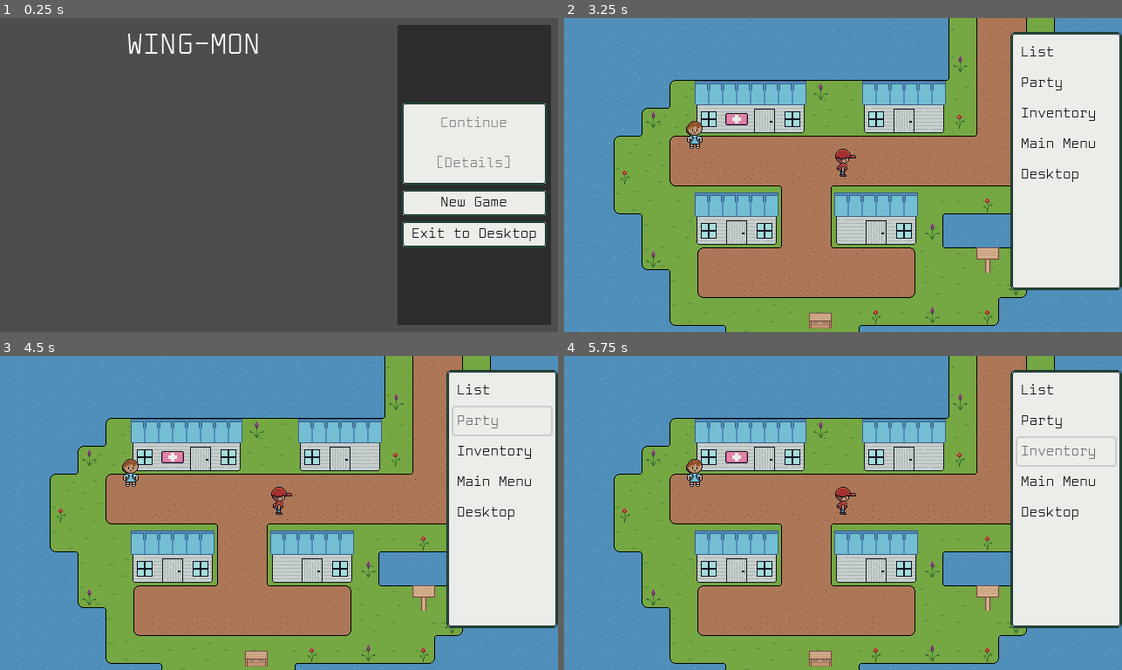
Above: before the commit, frames 1-4 (two rows, left to right).
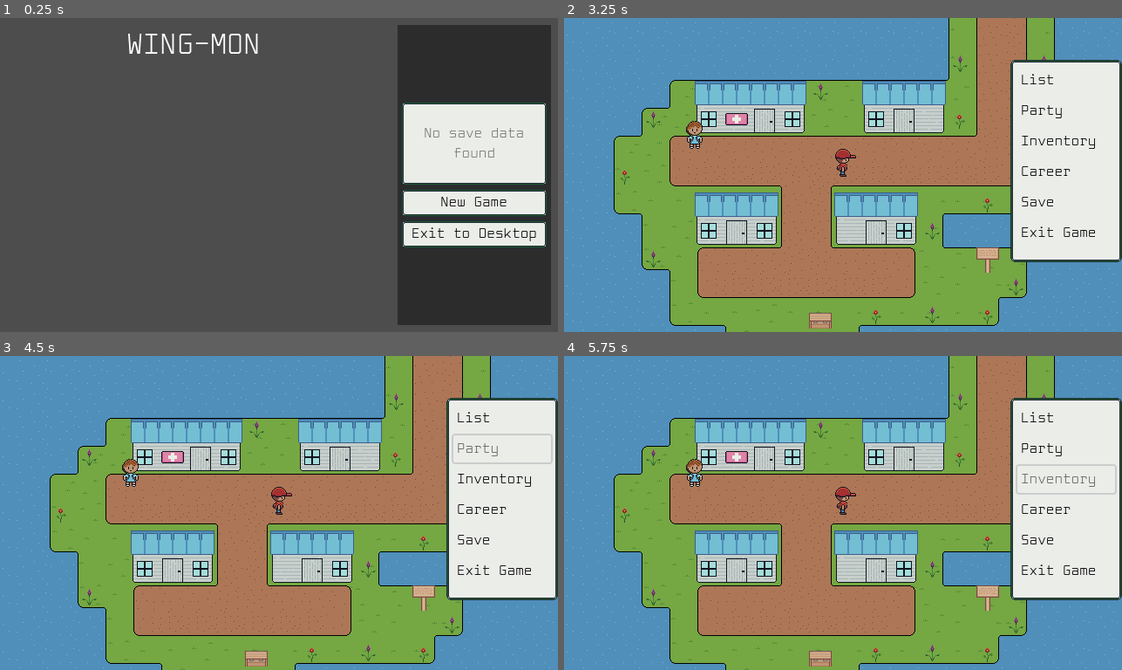
Above: after the commit, the same moments.

Repository: zaneddennis/PokemonInGodot
Game: Godot game, scene res://Menus/MainMenu.tscn
The game is run twice, just before and just after one commit, with the same random seed, the same clock (stepped at 60 frames per second) and the same inputs.
Inputs (mouse positions are in pixels of both pictures, inside the frame that each line leads up to):
- Up to frame 1 (0.25 s): no input
- Up to frame 2 (3.25 s): click "New Game" at 0.5 s; click (759, 184) at 1.27 s; type "Alex" at 1.35 s; click "Start Game" at 2 s; tap Enter at 2.75 s; hold Right (ui_right) from 2.78 s (still down); tap Space (interact) at 2.85 s; tap Tab (start) at 3.05 s
- Up to frame 3 (4.5 s): release Right (ui_right) at 3.5 s; click "List" at 3.5 s; click "Party" at 4.25 s
- Up to frame 4 (5.75 s): click "Inventory" at 5 s

The runs differ from the first frame. In frame 1, 0.4% of the frame differs, in the area x 76-94%, y 31-48%; in frame 2, 4.6%; in frame 3, 5.0%, in the area x 80-100%, y 4-87%; in frame 4, 5.0%.

Commit message:
added main menu and save/load

Diff:
--- a/Characters/Player.gd
+++ b/Characters/Player.gd
@@ -16,6 +16,7 @@
 # Called when the node enters the scene tree for the first time.
 func _ready():
 	super()
+	print(INPUT_MODE)
 
 
 # Called every frame. 'delta' is the elapsed time since the previous frame.
@@ -23,6 +24,8 @@
 	super(delta)
 
 	ProcessInteraction()
+
+	UpdateGameStatus()
 
 
 func _input(event):
@@ -33,6 +36,9 @@
 
 		INPUT_MODE.DIALOGUE:
 			InputDialogue()
+
+		INPUT_MODE.START:
+			InputStart()
 
 		_:
 			pass
@@ -48,6 +54,10 @@
 	else:
 		ui.CloseInteract()
 		potentialInteract = null
+
+
+func UpdateGameStatus():
+	GameStatus.playerPosition = position
 
 
 func InputNormal():
@@ -69,9 +79,15 @@
 	if Input.is_action_just_pressed("start"):
 		Start()
 
+
 func InputDialogue():
 	if Input.is_action_just_pressed("interact"):
 		AdvanceDialogue()
+
+
+func InputStart():
+	if Input.is_action_just_pressed("start"):
+		CloseStart()
 
 
 func Interact(target):
@@ -91,8 +107,12 @@
 	ui.ActivateStart()
 	inputMode = INPUT_MODE.START
 
+func CloseStart():
+	ui.CloseStart()
+	inputMode = INPUT_MODE.NORMAL
+
 func AdvanceDialogue():
 	ui.AdvanceDialogue()
 
 func EnterDoor(door):
-	SceneTransition.Door(door)
+	SceneTransition.FromDoor(door)
--- /dev/null
+++ b/GameStatus.gd
@@ -0,0 +1,46 @@
+extends Node
+
+
+const FILEPATH = "user://gamestatus.save"
+
+
+var playerName = "PLAYERNAME"
+var playerGender = Constants.GENDER.BOY
+
+var currentMap = ""
+var playerPosition = Vector2(0, 0)
+
+
+func SaveGame():
+	print("Saving game data")
+	var saveData = {
+		"playerName" = playerName,
+		"playerGender" = playerGender,
+
+		"currentMap" = currentMap,
+		"playerPosition_x" = playerPosition.x,
+		"playerPosition_y" = playerPosition.y,
+	}
+
+	var jsonStr = JSON.stringify(saveData)
+
+	var file = FileAccess.open(FILEPATH, FileAccess.WRITE)
+	file.store_line(jsonStr)
+	print("Game data saved!")
+
+
+func LoadGame():
+	print("Loading game data")
+
+	var file = FileAccess.open(FILEPATH, FileAccess.READ)
+	var contents = file.get_as_text()
+
+	var data = JSON.parse_string(contents)
+
+	# primitive fields
+	for k in ["playerName", "playerGender", "currentMap"]:
+		set(k, data[k])
+
+	playerPosition = Vector2(data["playerPosition_x"], data["playerPosition_y"])
+
+	print("Game data loaded!")
--- a/Menus/MainMenu.gd
+++ b/Menus/MainMenu.gd
@@ -1,8 +1,36 @@
 extends CanvasLayer
+
+
+func _ready():
+	if FileAccess.file_exists(GameStatus.FILEPATH):
+		GameStatus.LoadGame()
+		ActivateContinue()
+
+
+func ActivateContinue():
+	$HBoxContainer/Menu/ColorRect/MarginContainer/VBoxContainer/Continue/Button.text = \
+	"Continue\n\n%s:\n%s" % [GameStatus.playerName, GameStatus.currentMap]
+
+	$HBoxContainer/Menu/ColorRect/MarginContainer/VBoxContainer/Continue/Button.disabled = false
+
+
+
+func NewGame():
+	GameStatus.playerName = $HBoxContainer/Content/NewGame/VBoxContainer/PlayerName.text
+	GameStatus.playerGender = $HBoxContainer/Content/NewGame/VBoxContainer/OptionButton.get_selected_id()
+	get_tree().change_scene_to_file("res://World/Maps/Flowershore.tscn")
+
+
+func ContinueGame():
+	SceneTransition.FromMenu()
 
 
 func _on_newgame_pressed():
 	$HBoxContainer/Content/NewGame.show()
+
+
+func _on_continue_pressed():
+	ContinueGame()
 
 
 func _on_exit_pressed():
@@ -10,4 +38,4 @@
 
 
 func _on_newgame_start_pressed():
-	get_tree().change_scene_to_file("res://World/Maps/Flowershore.tscn")
+	NewGame()
--- a/Menus/MainMenu.tscn
+++ b/Menus/MainMenu.tscn
@@ -150,9 +150,8 @@
 grow_horizontal = 2
 grow_vertical = 2
 disabled = true
-text = "Continue
-
-[Details]"
+text = "No save data
+found"
 flat = true
 
 [node name="NewGame" type="Panel" parent="HBoxContainer/Menu/ColorRect/MarginContainer/VBoxContainer"]
@@ -184,5 +183,6 @@
 flat = true
 
 [connection signal="pressed" from="HBoxContainer/Content/NewGame/Start/Button" to="." method="_on_newgame_start_pressed"]
+[connection signal="pressed" from="HBoxContainer/Menu/ColorRect/MarginContainer/VBoxContainer/Continue/Button" to="." method="_on_continue_pressed"]
 [connection signal="pressed" from="HBoxContainer/Menu/ColorRect/MarginContainer/VBoxContainer/NewGame/Button" to="." method="_on_newgame_pressed"]
 [connection signal="pressed" from="HBoxContainer/Menu/ColorRect/MarginContainer/VBoxContainer/Exit/Button" to="." method="_on_exit_pressed"]
--- a/UI/SceneTransition.gd
+++ b/UI/SceneTransition.gd
@@ -1,11 +1,13 @@
 extends CanvasLayer
 
+
+var fromMenu = false
 
 var newDoor = ""
 var newDoorDir = ""
 
 
-func Door(door):
+func FromDoor(door):
 	$AnimationPlayer.play("fade")
 	await $AnimationPlayer.animation_finished
 
@@ -15,3 +17,15 @@
 	get_tree().change_scene_to_file(door.GetDestinationPath())
 
 	$AnimationPlayer.play_backwards("fade")
+
+
+func FromMenu():
+	fromMenu = true
+
+	get_tree().change_scene_to_file("res://World/Maps/%s.tscn" % GameStatus.currentMap)
+
+
+func Reset():
+	fromMenu = false
+	newDoor = ""
+	newDoorDir = ""
--- /dev/null
+++ b/UI/Start/ExitManager.gd
@@ -0,0 +1,9 @@
+extends Panel
+
+
+func _on_desktop_pressed():
+	get_tree().quit()
+
+
+func _on_main_menu_pressed():
+	get_tree().change_scene_to_file("res://Menus/MainMenu.tscn")
--- /dev/null
+++ b/UI/Start/SaveManager.gd
@@ -0,0 +1,8 @@
+extends Panel
+
+
+func _on_confirm_pressed():
+	GameStatus.SaveGame()
+
+	$Confirm.disabled = true
+	$Confirm.text = "Game saved!"
--- /dev/null
+++ b/UI/Start/StartManager.gd
@@ -0,0 +1,9 @@
+extends Control
+
+
+func _on_save_pressed():
+	$Save.show()
+
+
+func _on_exit_pressed():
+	$Exit.show()
--- a/UI/UIManager.gd
+++ b/UI/UIManager.gd
@@ -25,3 +25,6 @@
 
 func ActivateStart():
 	$Start.show()
+
+func CloseStart():
+	$Start.hide()
--- a/Utility/Constants.gd
+++ b/Utility/Constants.gd
@@ -1,7 +1,5 @@
 extends Node
 
-
-const GRID_SIZE = 32
 
 const DIRECTIONS = {
 	"up": Vector2(0, -1),
@@ -10,6 +8,10 @@
 	"right": Vector2(1, 0)
 }
 
+enum GENDER {BOY, GIRL}
+
+const GRID_SIZE = 32
+
 const LAYERS = {
 	"Water": 0,
 	"Base": 1,
--- a/World/Maps/Flowershore.tscn
+++ b/World/Maps/Flowershore.tscn
@@ -1,11 +1,12 @@
 [gd_scene load_steps=5 format=3 uid="uid://b1wf32xb5yy8g"]
 
-[ext_resource type="PackedScene" uid="uid://c2doo4ohews3e" path="res://World/Maps/Map.tscn" id="1_2houm"]
+[ext_resource type="PackedScene" uid="uid://xgw5hbfb5ycv" path="res://World/Maps/Map.tscn" id="1_2houm"]
 [ext_resource type="PackedScene" uid="uid://d364y4mor0to6" path="res://World/Interactables/DoorInteractable.tscn" id="3_6j0n4"]
 [ext_resource type="PackedScene" uid="uid://i1pmuts22bdk" path="res://Characters/NPC.tscn" id="3_kfpqt"]
 [ext_resource type="PackedScene" uid="uid://bb58fef22vb1m" path="res://World/Interactables/DialogueInteractable.tscn" id="3_x3jbo"]
 
 [node name="Map" instance=ExtResource("1_2houm")]
+mapName = "Flowershore"
 
 [node name="TileMap" parent="." index="0"]
 layer_0/tile_data = PackedInt32Array(0, 2, 0, 1, 65538, 0, 2, 65538, 0, 3, 65538, 0, 65536, 2, 1, 131072, 2, 1, 196608, …(6222 unchanged characters)…
--- a/World/Maps/FlowershoreHospital.tscn
+++ b/World/Maps/FlowershoreHospital.tscn
@@ -4,6 +4,7 @@
 [ext_resource type="PackedScene" uid="uid://d364y4mor0to6" path="res://World/Interactables/DoorInteractable.tscn" id="2_hkxmp"]
 
 [node name="Map" instance=ExtResource("1_mkleg")]
+mapName = "FlowershoreHospital"
 
 [node name="TileMap" parent="." index="0"]
 layer_0/tile_data = PackedInt32Array()
--- a/World/Maps/FlowershoreHouse1.tscn
+++ b/World/Maps/FlowershoreHouse1.tscn
@@ -4,6 +4,7 @@
 [ext_resource type="PackedScene" uid="uid://d364y4mor0to6" path="res://World/Interactables/DoorInteractable.tscn" id="2_3kxua"]
 
 [node name="Map" instance=ExtResource("1_qlkd5")]
+mapName = "FlowershoreHouse1"
 
 [node name="TileMap" parent="." index="0"]
 layer_0/tile_data = PackedInt32Array()
--- a/World/Maps/Map.gd
+++ b/World/Maps/Map.gd
@@ -1,4 +1,7 @@
 extends Node2D
+
+
+@export var mapName = ""
 
 
 func _ready():
@@ -6,7 +9,14 @@
 	Activate()
 
 
-# check SceneTransition for scene setup details?
 func Activate():
-	if SceneTransition.newDoor:
+	if SceneTransition.fromMenu:
+		$Characters/Player.position = GameStatus.playerPosition
+	elif SceneTransition.newDoor:
 		$Characters/Player.position = get_node("Interactables/" + SceneTransition.newDoor).position + Constants.DIRECTIONS[SceneTransition.newDoorDir] * Constants.GRID_SIZE
+
+	$Characters/Player.get_node("Sprite2D").region_rect.position.y = 128 * GameStatus.playerGender
+
+	GameStatus.currentMap = mapName
+
+	SceneTransition.Reset()
--- a/World/Maps/Map.tscn
+++ b/World/Maps/Map.tscn
@@ -9,6 +9,9 @@
 [ext_resource type="Theme" uid="uid://b1dqrb0hsk51q" path="res://UI/default_theme.tres" id="7_l8dhb"]
 [ext_resource type="Script" path="res://UI/UIManager.gd" id="8_bue6n"]
 [ext_resource type="Script" path="res://UI/DialogueManager.gd" id="8_j1vnm"]
+[ext_resource type="Script" path="res://UI/Start/StartManager.gd" id="10_k35aa"]
+[ext_resource type="Script" path="res://UI/Start/ExitManager.gd" id="11_f4f5o"]
+[ext_resource type="Script" path="res://UI/Start/SaveManager.gd" id="11_sw4ve"]
 
 [sub_resource type="TileSetAtlasSource" id="TileSetAtlasSource_nuhy4"]
 resource_name = "Base"
@@ -1091,20 +1094,29 @@
 autowrap_mode = 3
 clip_text = true
 
-[node name="Start" type="Panel" parent="UICanvas/UIManager"]
+[node name="Start" type="Control" parent="UICanvas/UIManager"]
 visible = false
+layout_mode = 1
+anchors_preset = 15
+anchor_right = 1.0
+anchor_bottom = 1.0
+grow_horizontal = 2
+grow_vertical = 2
+script = ExtResource("10_k35aa")
+
+[node name="Start" type="Panel" parent="UICanvas/UIManager/Start"]
 layout_mode = 1
 anchors_preset = -1
 anchor_left = 1.0
 anchor_right = 1.0
 anchor_bottom = 1.0
 offset_left = -128.0
-offset_top = 32.0
-offset_bottom = -32.0
+offset_top = 64.0
+offset_bottom = -64.0
 grow_horizontal = 0
 grow_vertical = 2
 
-[node name="VBoxContainer" type="VBoxContainer" parent="UICanvas/UIManager/Start"]
+[node name="VBoxContainer" type="VBoxContainer" parent="UICanvas/UIManager/Start/Start"]
 layout_mode = 1
 anchors_preset = -1
 anchor_right = 1.0
@@ -1116,33 +1128,130 @@
 grow_horizontal = 2
 grow_vertical = 2
 
-[node name="List" type="Button" parent="UICanvas/UIManager/Start/VBoxContainer"]
+[node name="List" type="Button" parent="UICanvas/UIManager/Start/Start/VBoxContainer"]
 layout_mode = 2
 text = "List"
 flat = true
 alignment = 0
 
-[node name="Party" type="Button" parent="UICanvas/UIManager/Start/VBoxContainer"]
+[node name="Party" type="Button" parent="UICanvas/UIManager/Start/Start/VBoxContainer"]
 layout_mode = 2
 text = "Party"
 flat = true
 alignment = 0
 
-[node name="Inventory" type="Button" parent="UICanvas/UIManager/Start/VBoxContainer"]
+[node name="Inventory" type="Button" parent="UICanvas/UIManager/Start/Start/VBoxContainer"]
 layout_mode = 2
 text = "Inventory
 "
 flat = true
 alignment = 0
 
-[node name="MainMenu" type="Button" parent="UICanvas/UIManager/Start/VBoxContainer"]
+[node name="Career" type="Button" parent="UICanvas/UIManager/Start/Start/VBoxContainer"]
 layout_mode = 2
-text = "Main Menu"
+text = "Career
+"
 flat = true
 alignment = 0
 
-[node name="Desktop" type="Button" parent="UICanvas/UIManager/Start/VBoxContainer"]
+[node name="Save" type="Button" parent="UICanvas/UIManager/Start/Start/VBoxContainer"]
 layout_mode = 2
-text = "Desktop"
+text = "Save"
 flat = true
 alignment = 0
+
+[node name="Exit" type="Button" parent="UICanvas/UIManager/Start/Start/VBoxContainer"]
+layout_mode = 2
+text = "Exit Game"
+flat = true
+alignment = 0
+
+[node name="Save" type="Panel" parent="UICanvas/UIManager/Start"]
+visible = false
+layout_mode = 1
+anchors_preset = 8
+anchor_left = 0.5
+anchor_top = 0.5
+anchor_right = 0.5
+anchor_bottom = 0.5
+offset_left = -112.0
+offset_top = -64.0
+offset_right = 112.0
+offset_bottom = 64.0
+grow_horizontal = 2
+grow_vertical = 2
+script = ExtResource("11_sw4ve")
+
+[node name="Label" type="Label" parent="UICanvas/UIManager/Start/Save"]
+layout_mode = 1
+anchors_preset = -1
+anchor_right = 1.0
+anchor_bottom = 1.0
+offset_left = 8.0
+offset_top = 8.0
+offset_right = -8.0
+offset_bottom = -8.0
+grow_horizontal = 2
+grow_vertical = 2
+text = "Confirm save? This will overwrite all existing data!"
+autowrap_mode = 3
+
+[node name="Confirm" type="Button" parent="UICanvas/UIManager/Start/Save"]
+layout_mode = 1
+anchors_preset = 12
+anchor_top = 1.0
+anchor_right = 1.0
+anchor_bottom = 1.0
+offset_top = -36.0
+grow_horizontal = 2
+grow_vertical = 0
+text = "Save Game"
+flat = true
+
+[node name="Exit" type="Panel" parent="UICanvas/UIManager/Start"]
+visible = false
+layout_mode = 1
+anchors_preset = 8
+anchor_left = 0.5
+anchor_top = 0.5
+anchor_right = 0.5
+anchor_bottom = 0.5
+offset_left = -96.0
+offset_top = -48.0
+offset_right = 96.0
+offset_bottom = 48.0
+grow_horizontal = 2
+grow_vertical = 2
+script = ExtResource("11_f4f5o")
+
+[node name="VBoxContainer" type="VBoxContainer" parent="UICanvas/UIManager/Start/Exit"]
+layout_mode = 1
+anchors_preset = -1
+anchor_right = 1.0
+anchor_bottom = 1.0
+offset_left = 8.0
+offset_top = 8.0
+offset_right = -8.0
+offset_bottom = -8.0
+grow_horizontal = 2
+grow_vertical = 2
+
+[node name="MainMenu" type="Button" parent="UICanvas/UIManager/Start/Exit/VBoxContainer"]
+layout_mode = 2
+size_flags_vertical = 3
+text = "Exit to Main Menu"
+flat = true
+alignment = 0
+
+[node name="Desktop" type="Button" parent="UICanvas/UIManager/Start/Exit/VBoxContainer"]
+layout_mode = 2
+size_flags_vertical = 3
+text = "Exit to Desktop"
+flat = true
+alignment = 0
+
+[connection signal="pressed" from="UICanvas/UIManager/Start/Start/VBoxContainer/Save" to="UICanvas/UIManager/Start" method="_on_save_pressed"]
+[connection signal="pressed" from="UICanvas/UIManager/Start/Start/VBoxContainer/Exit" to="UICanvas/UIManager/Start" method="_on_exit_pressed"]
+[connection signal="pressed" from="UICanvas/UIManager/Start/Save/Confirm" to="UICanvas/UIManager/Start/Save" method="_on_confirm_pressed"]
+[connection signal="pressed" from="UICanvas/UIManager/Start/Exit/VBoxContainer/MainMenu" to="UICanvas/UIManager/Start/Exit" method="_on_main_menu_pressed"]
+[connection signal="pressed" from="UICanvas/UIManager/Start/Exit/VBoxContainer/Desktop" to="UICanvas/UIManager/Start/Exit" method="_on_desktop_pressed"]
--- a/project.godot
+++ b/project.godot
@@ -20,6 +20,7 @@
 Constants="*res://Utility/Constants.gd"
 Debug="*res://Utility/Debug.gd"
 SceneTransition="*res://UI/SceneTransition.tscn"
+GameStatus="*res://GameStatus.gd"
 
 [display]
 
Not shown: 1 places in World/Maps/Map.tscn that only renumber resources
